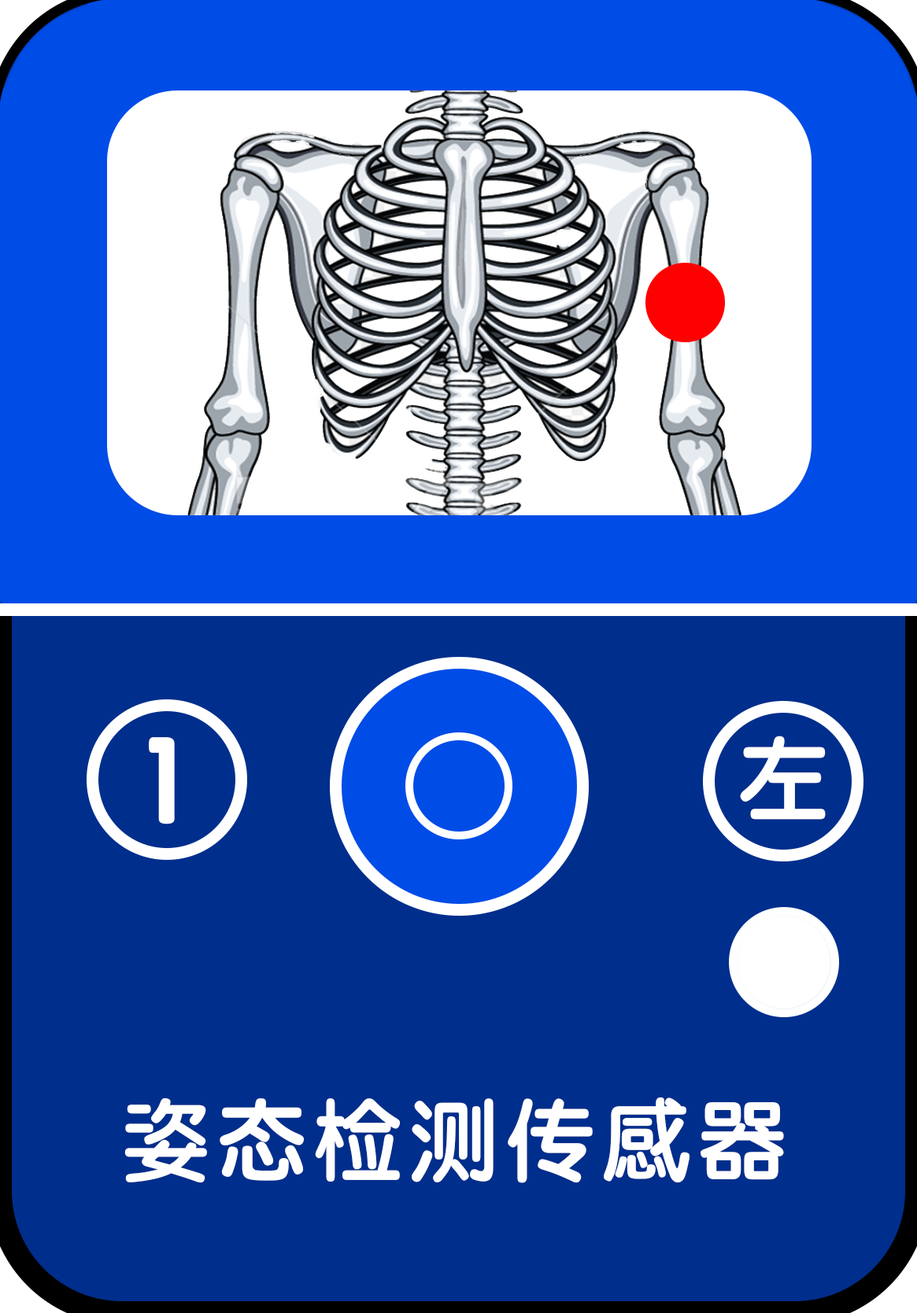
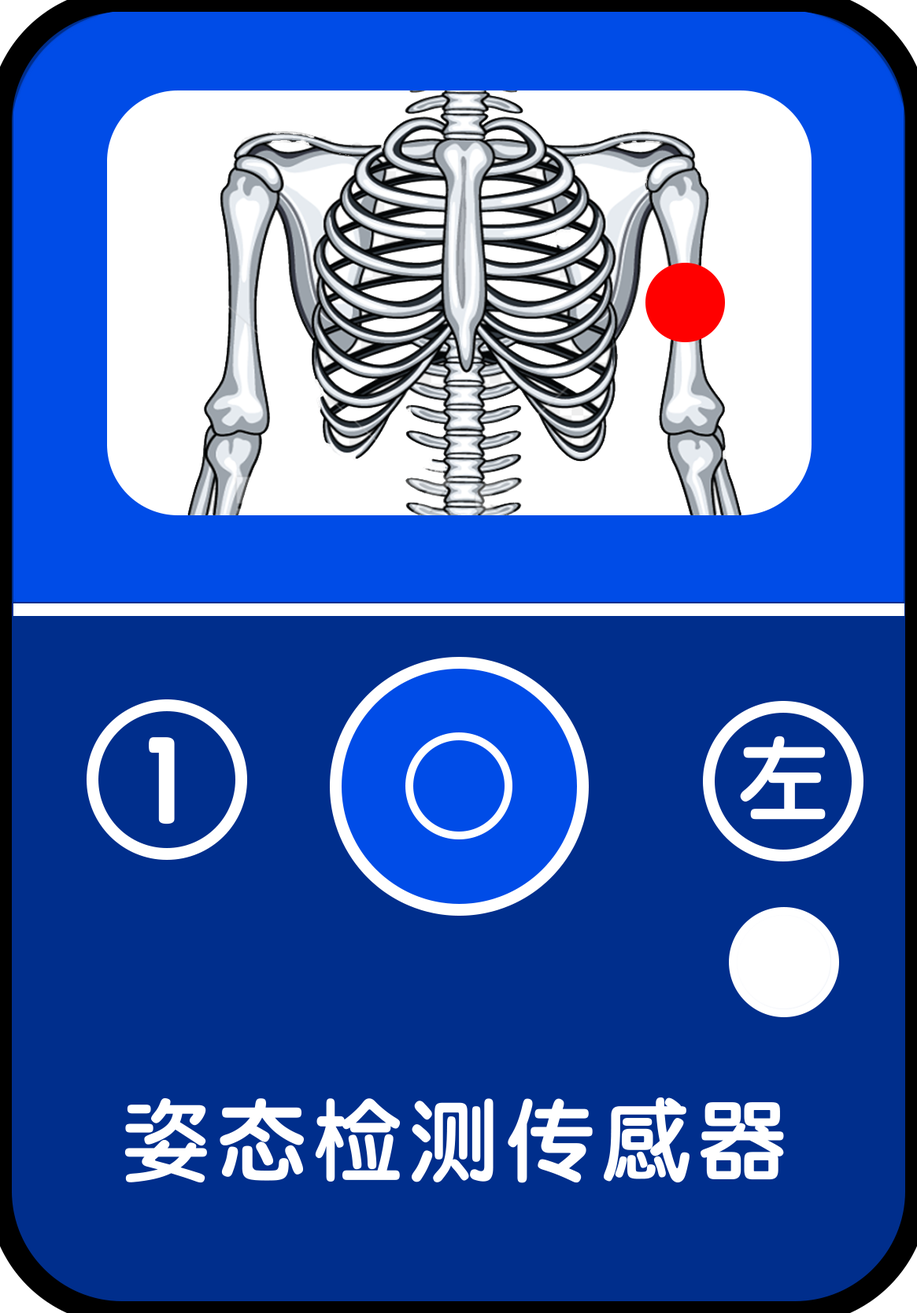
Layer changes from the first 917 x 1313 image to the second:
painted on "直线 1" over bbox(0, 603, 917, 616)
painted on "椭圆 3" over bbox(803, 922, 815, 1005)
painted on "椭圆 1" over bbox(357, 846, 561, 877)
painted on "图层 1" over bbox(0, 0, 917, 605)
painted on "矩形 3" over bbox(4, 51, 904, 101)
